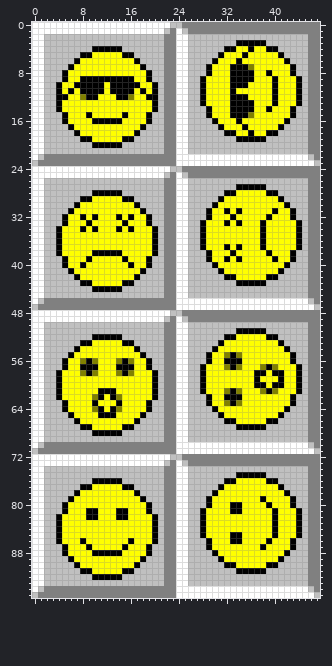
Sprite sheet, stored at assets-cg/smileys.png. That is the earlier state.
The file is 48x96 pixels.
After the commit:
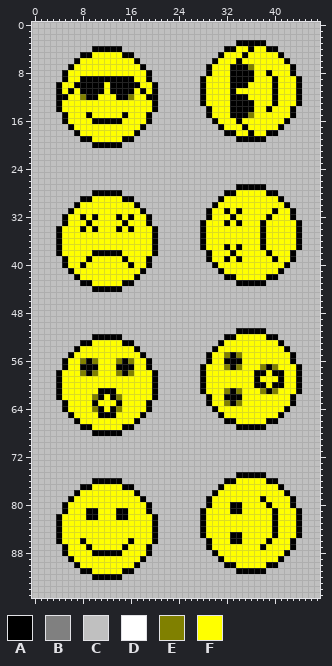
Palette (. is transparent): A #000000  B #808080  C #c0c0c0  D #ffffff  E #808000  F #ffff00
What changed:
Changed rows in their new state; - is an unchanged pixel.
first column x 0:
 0 CCCCCCCCCCCCCCCCCCCCCCC--CCCCCCCCCCCCCCCCCCCCCCC
 1 CCCCCCCCCCCCCCCCCCCCCC-CC-CCCCCCCCCCCCCCCCCCCCCC
 2 CC--------------------CCCC--------------------CC
 3 CC--------------------CCCC--------------------CC
 4 CC--------------------CCCC--------------------CC
 5 CC--------------------CCCC--------------------CC
 6 CC--------------------CCCC--------------------CC
 7 CC--------------------CCCC--------------------CC
 8 CC--------------------CCCC--------------------CC
 9 CC--------------------CCCC--------------------CC
10 CC--------------------CCCC--------------------CC
11 CC--------------------CCCC--------------------CC
12 CC--------------------CCCC--------------------CC
13 CC--------------------CCCC--------------------CC
14 CC--------------------CCCC--------------------CC
15 CC--------------------CCCC--------------------CC
16 CC--------------------CCCC--------------------CC
17 CC--------------------CCCC--------------------CC
18 CC--------------------CCCC--------------------CC
19 CC--------------------CCCC--------------------CC
20 CC--------------------CCCC--------------------CC
21 CC--------------------CCCC--------------------CC
22 C-CCCCCCCCCCCCCCCCCCCCCCCCCCCCCCCCCCCCCCCCCCCC-C
23 -CCCCCCCCCCCCCCCCCCCCCCCCCCCCCCCCCCCCCCCCCCCCCC-
24 CCCCCCCCCCCCCCCCCCCCCCC--CCCCCCCCCCCCCCCCCCCCCCC
25 CCCCCCCCCCCCCCCCCCCCCC-CC-CCCCCCCCCCCCCCCCCCCCCC
26 CC--------------------CCCC--------------------CC
27 CC--------------------CCCC--------------------CC
28 CC--------------------CCCC--------------------CC
29 CC--------------------CCCC--------------------CC
30 CC--------------------CCCC--------------------CC
31 CC--------------------CCCC--------------------CC
32 CC--------------------CCCC--------------------CC
33 CC--------------------CCCC--------------------CC
34 CC--------------------CCCC--------------------CC
35 CC--------------------CCCC--------------------CC
36 CC--------------------CCCC--------------------CC
37 CC--------------------CCCC--------------------CC
38 CC--------------------CCCC--------------------CC
39 CC--------------------CCCC--------------------CC
40 CC--------------------CCCC--------------------CC
41 CC--------------------CCCC--------------------CC
42 CC--------------------CCCC--------------------CC
43 CC--------------------CCCC--------------------CC
44 CC--------------------CCCC--------------------CC
45 CC--------------------CCCC--------------------CC
46 C-CCCCCCCCCCCCCCCCCCCCCCCCCCCCCCCCCCCCCCCCCCCC-C
47 -CCCCCCCCCCCCCCCCCCCCCCCCCCCCCCCCCCCCCCCCCCCCCC-
48 CCCCCCCCCCCCCCCCCCCCCCC--CCCCCCCCCCCCCCCCCCCCCCC
49 CCCCCCCCCCCCCCCCCCCCCC-CC-CCCCCCCCCCCCCCCCCCCCCC
50 CC--------------------CCCC--------------------CC
51 CC--------------------CCCC--------------------CC
52 CC--------------------CCCC--------------------CC
53 CC--------------------CCCC--------------------CC
54 CC--------------------CCCC--------------------CC
55 CC--------------------CCCC--------------------CC
56 CC--------------------CCCC--------------------CC
57 CC--------------------CCCC--------------------CC
58 CC--------------------CCCC--------------------CC
59 CC--------------------CCCC--------------------CC
60 CC--------------------CCCC--------------------CC
61 CC--------------------CCCC--------------------CC
62 CC--------------------CCCC--------------------CC
63 CC--------------------CCCC--------------------CC
64 CC--------------------CCCC--------------------CC
65 CC--------------------CCCC--------------------CC
66 CC--------------------CCCC--------------------CC
67 CC--------------------CCCC--------------------CC
68 CC--------------------CCCC--------------------CC
69 CC--------------------CCCC--------------------CC
70 C-CCCCCCCCCCCCCCCCCCCCCCCCCCCCCCCCCCCCCCCCCCCC-C
71 -CCCCCCCCCCCCCCCCCCCCCCCCCCCCCCCCCCCCCCCCCCCCCC-
72 CCCCCCCCCCCCCCCCCCCCCCC--CCCCCCCCCCCCCCCCCCCCCCC
73 CCCCCCCCCCCCCCCCCCCCCC-CC-CCCCCCCCCCCCCCCCCCCCCC
74 CC--------------------CCCC--------------------CC
75 CC--------------------CCCC--------------------CC
76 CC--------------------CCCC--------------------CC
77 CC--------------------CCCC--------------------CC
78 CC--------------------CCCC--------------------CC
79 CC--------------------CCCC--------------------CC
80 CC--------------------CCCC--------------------CC
81 CC--------------------CCCC--------------------CC
82 CC--------------------CCCC--------------------CC
83 CC--------------------CCCC--------------------CC
84 CC--------------------CCCC--------------------CC
85 CC--------------------CCCC--------------------CC
86 CC--------------------CCCC--------------------CC
87 CC--------------------CCCC--------------------CC
88 CC--------------------CCCC--------------------CC
89 CC--------------------CCCC--------------------CC
90 CC--------------------CCCC--------------------CC
91 CC--------------------CCCC--------------------CC
92 CC--------------------CCCC--------------------CC
93 CC--------------------CCCC--------------------CC
94 C-CCCCCCCCCCCCCCCCCCCCCCCCCCCCCCCCCCCCCCCCCCCC-C
95 -CCCCCCCCCCCCCCCCCCCCCCCCCCCCCCCCCCCCCCCCCCCCCC-
Boxes around the changes in both pictures, in picture pixels (x1, y1, x2, y2):
changed: (32, 22, 320, 598)
